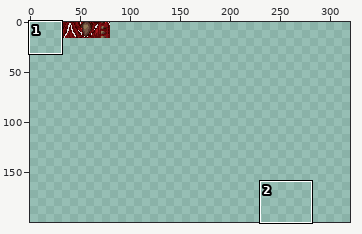
Two states of a sprite sheet, TRRandomizerCore/Resources/TR1/Models/Missile3_H/Segments.png. Above: a wide view before the commit, with the close-up outlined.
Close-up. The starting point:
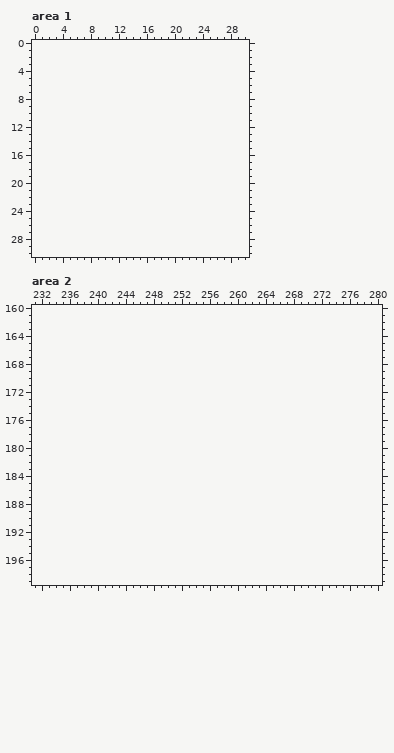
The file is 48x16 pixels. Colours within 5 levels of each other are drawn and written as one. Shown: area 1: x 0..30, y 0..30; area 2: x 231..280, y 160..199. The old version is drawn lined up with the new one, on the new canvas. The commit also changed other parts of the picture, which this record leaves out.
The result:
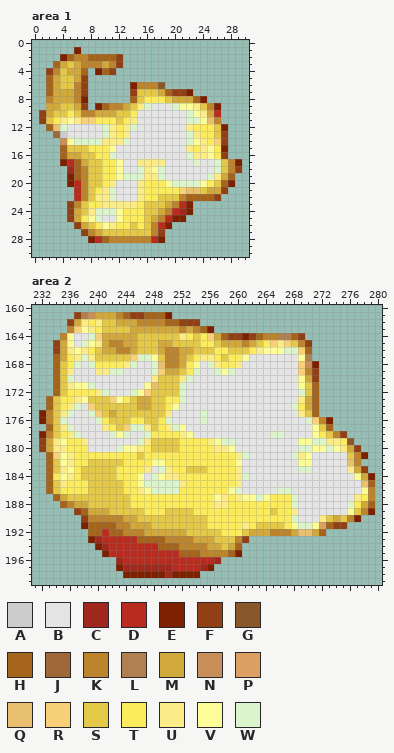
Palette (. is transparent): A #cccccc  B #e4e4e4  C #a0281c  D #b82c20  E #7c2000  F #904014  G #88582c  H #a4641c  J #a06838  K #bc842c  L #b08050  M #d0a83c  N #c89058  P #dca064  Q #e8c070  R #f8d078  S #e4c848  T #fcec5c  U #fcec88  V #fcfc98  W #dcf4cc
Edits made:
canvas 48x16 -> 320x200, the old top-left corner now at 32,0
--- area 1
@@ x 0..30 @@
  0 ...............................
- 1 ...............................
- 2 ...............................
- 3 ...............................
- 4 ...............................
- 5 ...............................
- 6 ...............................
- 7 ...............................
- 8 ...............................
- 9 ...............................
-10 ...............................
-11 ...............................
-12 ...............................
-13 ...............................
-14 ...............................
-15 ...............................
-16 ...............................
-17 ...............................
-18 ...............................
-19 ...............................
-20 ...............................
-21 ...............................
-22 ...............................
-23 ...............................
-24 ...............................
-25 ...............................
-26 ...............................
-27 ...............................
-28 ...............................
+ 1 ......E........................
+ 2 ....EHKKHHHHF..................
+ 3 ...HMSMKKKMKF..................
+ 4 ..FKSMMH.EHF...................
+ 5 ..HMSSMF.......................
+ 6 ..HMSSKF......EKKKG............
+ 7 ..HMMMKF......FSSSMHFFE........
+ 8 ..KMMMKE......HSTTTSMMMHE......
+ 9 ..MMSSMF.EHKKMSUWBBBWVVUSKE....
+10 .FMSSTSKKMMMSSTBBBBBBBWVUMD....
+11 .FSTUVURRTTTSTUBBBBBBBWWVQK....
+12 ..HQWBBBBBWUTUWBBBBBBBUTTTSE...
+13 ...JABBBBBWUTUBBBBBBBBWUTTSF...
+14 ....NVWWWWUUUWBBBBBBBBWVUTRF...
+15 ....HSSSTTTVBBBBBBBBBBUTUVTE...
+16 ....HMMSSTTWBBBBBBBBBBWUUVTF...
+17 ....EDHMSSTTVBBUUUUBBBBWBBWSKE.
+18 .....CHKSSTTVBBWUVWBBBBBBBWSKF.
+19 .....EHKSSTTVWWWUUWBBBBBBWUMH..
+20 .....EDKSSTUBBBUTTTVWWWWVTSHE..
+21 ......DKSTUWBBBUTTTTTRQQSMMF...
+22 ......DKSUUWBBBUTTSSSKHHHHF....
+23 .....FKSTTUUUUUTSSSMKDE........
+24 .....FMSUWWWVTTTSSMKDCE........
+25 .....FMTVWBBVTTTSMKDEE.........
+26 ......FMSTVUTTSTSKDE...........
+27 .......FKMSSSSSSSKF............
+28 ........EDHKKKKKKDE............
 29 ...............................
--- area 2
@@ x 231..280 @@
 160 ..................................................
-161 ..................................................
-162 ..................................................
-163 ..................................................
-164 ..................................................
-165 ..................................................
-166 ..................................................
-167 ..................................................
-168 ..................................................
-169 ..................................................
-170 ..................................................
-171 ..................................................
-172 ..................................................
-173 ..................................................
-174 ..................................................
-175 ..................................................
-176 ..................................................
-177 ..................................................
-178 ..................................................
-179 ..................................................
-180 ..................................................
-181 ..................................................
-182 ..................................................
-183 ..................................................
-184 ..................................................
-185 ..................................................
-186 ..................................................
-187 ..................................................
-188 ..................................................
-189 ..................................................
-190 ..................................................
-191 ..................................................
-192 ..................................................
-193 ..................................................
-194 ..................................................
-195 ..................................................
-196 ..................................................
-197 ..................................................
-198 ..................................................
+161 ......FLNMMMKHFFHHHE..............................
+162 .....FMUTUSSMMMKKKKHHFFF..........................
+163 .....KRVUTSSSSMMMMMMMKMKHE........................
+164 ....KVBBWRMMMMMSSSSSSUTSTRMHFFEFHKKLLHF...........
+165 ...FMVBWVUMKKMMSSSMMSSSSTTSMMMKMSTRURSKF..........
+166 ...FMUVUTSMMKKMSSSMKKMMSSSTTSSSTUVVVWWRH..........
+167 ...HMTUWUSSSSSRWWVSKKMSTUUTSTTVBBBBBBBVL..........
+168 ...HSTWBWTTTTUWBBWQKKMTVBWUTTUBBBBBBBBRNE.........
+169 ...HSUBBBUUWWBBBBWRMMSTWBBWVWBBBBBBBBBRKF.........
+170 ...HSWBBBBBBBBBBBUSSSUWBBBBBBBBBBBBBBBVMF.........
+171 ...HSUVVWBBBBBBBVQSSSWBBBBBBBBBBBBBBBBVSH.........
+172 ...HSTTTTUWBBBWVRSSSSWBBBBBBBBBBBBBBBBWSH.........
+173 ..HSTTUVSSSRVTSMMSSTTWBBBBBBBBBBBBBBBBUMH.........
+174 ..HSTUWBRSSSSSSMMSSTVBBBBBBBBBBBBBBBBWTMH.........
+175 .EKSUWBBWRSMSSSSSSSUBBBBWBBBBBBBBBBBBBUSH.........
+176 .EKSWBBBBWTSSSTTSSTWBBBBWBBBBBBBBBBBBBBWRKE.......
+177 ..HSUWBBBBUTSRWWUSTUWVBBBBBBBBBBBBBBBBBBVSH.......
+178 .EKSTUWBBBBWVWBBWTTTTUVBBBBBBBBBBBWWBBBBVTSKF.....
+179 .FMUVTTUBBBBBBBWUSSSSTTTTUVWWBBBBBBBBBVVWWUUTG....
+180 .FMUUTTTBBBBWVVUTSSSSTTTTTUUVBBBBBBBBBWWVVWVUMF...
+181 ..HRVUTTTTTTTTTSTTTTTTTTTTTTTUWBBBBBBWUVBBBBBSKE..
+182 ..HSVUTTSSSSSTTTTVVTTTTTTTTTTVBBBBBBBBVVBBBBBQK...
+183 ..HSUVTSSSSSTTTTUBWUTTSSSTTTTUBBBBBBBBWWBBBBBUMF..
+184 ..HTVUTSSSSSTTTVBWVUUTTTTTTTTUWBBBBBBBBBBBBBBBVME.
+185 ..HSUTTTSSSSSTTVWWWWWUTTTTTTTUBBBBBBBBBBBBBBBBBQH.
+186 ..HSTTTTSSSSSTTUVWWWWTTTTTTTVWBBBBBWWBBBBBBBBBBVK.
+187 ...HMSSSSSSSSSTTTTTTTTTTTTVUTUVVWVTTTWBBBBBBBBUTK.
+188 ....HKMMSSSSSSTTTTTTTTTTTTUUTTTTTTTTTWBBBBBBBWTMH.
+189 ......FHMMMSSSSSTTTSSSSTTTTTTTTTTTSTTUBBBBBBBVSKE.
+190 .......FKKKKKMMSSSSSSSSSSTTTTTTTTTTTTWBBBUSMSKE...
+191 .......EHHHHKKMMMSSSSSSSSTTTTTUTSSSSTVWWVPHFF.....
+192 ........HHDHHKKKMMMMMMSSSSSTTTSMMMKKKMQQMH........
+193 ........ECDDDDDHHHHKKKKMMMSSSKF...................
+194 .........ECDDDDDDDHHHKKKKMMSMH....................
+195 ..........EDDDDDDDDDDHHHKKKKHE....................
+196 ............CDDDDDDDDDDDDDC.......................
+197 ............ECCCCCCCDDDDCE........................
+198 .............EEEEEECEEEE..........................
 199 ..................................................
Where, in picture pixels (left, top, right, bottom), the same in both close-ups:
added: (39, 47, 242, 243)
added: (39, 312, 375, 578)
